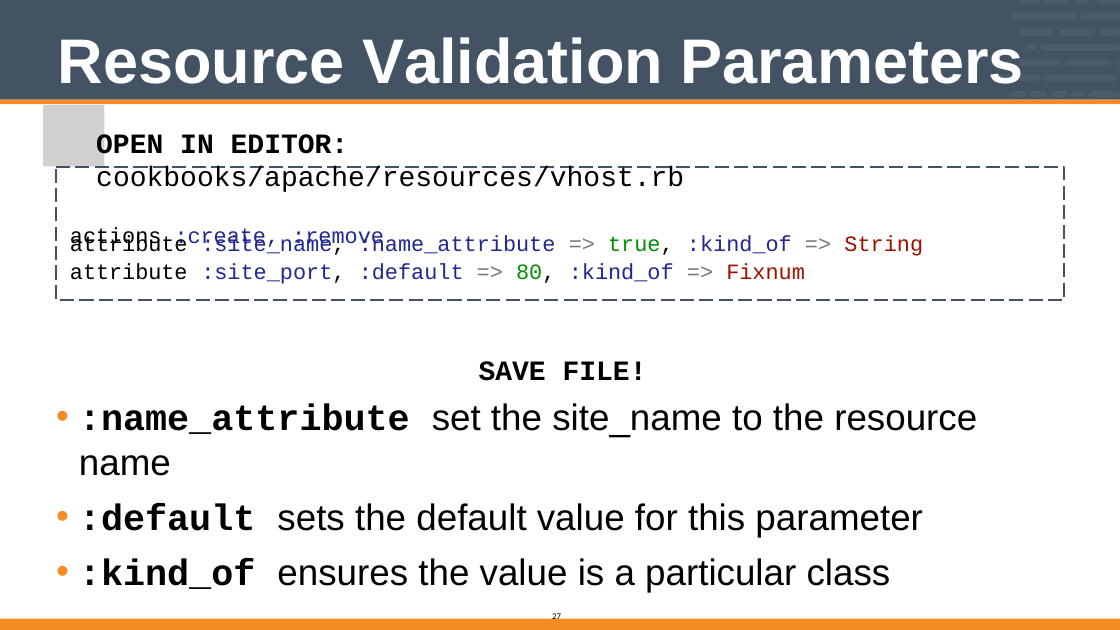
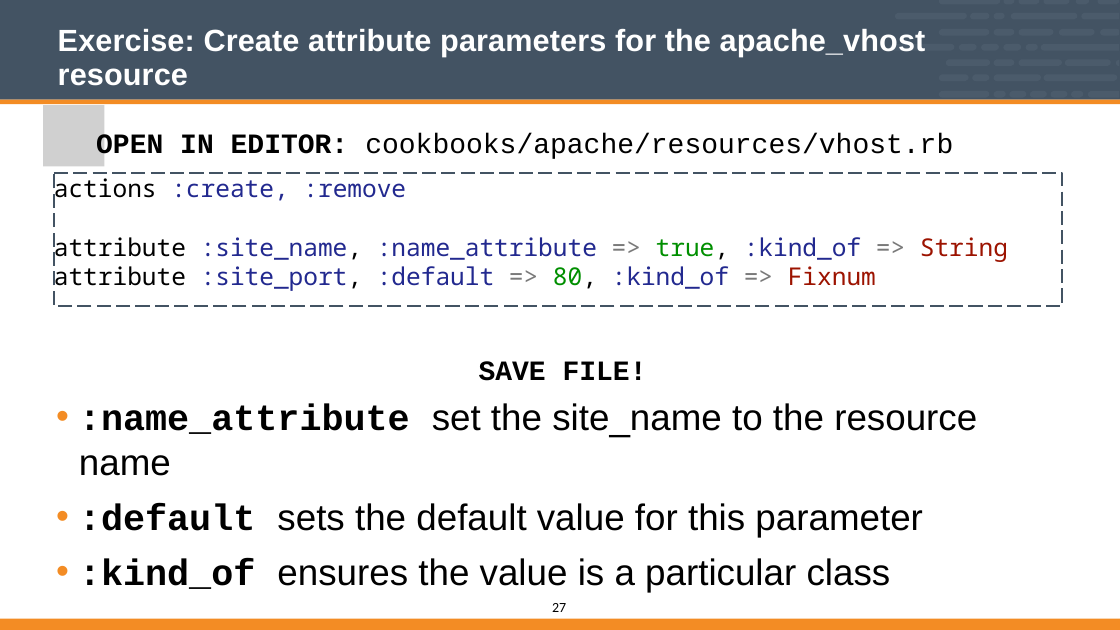
Before and after one commit to vinyar/chef-intermediate, a slide deck: slide 27 of Modules/04-Chef_Intermediate.pptx. Drawn at 1120x630 pixels with LibreOffice and Linux fonts; fonts in the diff are those of the drawing; grey boxes stand for pictures. Boxes give left, top, right and bottom in pixels: in the first picture for what was removed or moved away, otherwise in the second. Text is boxed around its words. In the diff, an @@ line names an element or a change of style, - is before the commit and + after.

Commit message:
This still needs adding slides to describe the resource collection (see issue #65).

```diff
--- a/Modules/04-Chef_Intermediate.pptx
+++ b/Modules/04-Chef_Intermediate.pptx
@@ title at bbox=[58, 29, 926, 57]: text changed; size 72 to 35 pt @@
-Resource Validation Parameters
+Exercise: Create attribute parameters for the apache_vhost
@@ text "resource": place and size @@
-text "resource" at bbox=[70, 134, 684, 250]
+text "resource" at bbox=[58, 68, 953, 159]
@@ freeform shape added at bbox=[889, 44, 954, 50], fill #4B5B6B @@
@@ freeform shape added at bbox=[946, 59, 990, 66], fill #4B5B6B @@
@@ freeform shape added at bbox=[959, 44, 1021, 50], fill #4B5B6B @@
@@ freeform shape added at bbox=[993, 59, 1014, 66], fill #4B5B6B @@
@@ text at bbox=[58, 68, 188, 86]: paragraph added @@
+resource
@@ freeform shape added at bbox=[939, 74, 968, 81], fill #4B5B6B @@
@@ freeform shape added at bbox=[972, 74, 989, 81], fill #4B5B6B @@
@@ text at bbox=[96, 133, 953, 159]: indent changed @@
@@ freeform shape added at bbox=[54, 173, 1062, 306], outline #435363 2 pt dashed, 28 pt, text #22298F @@
+actions :create, :remove
+attribute :site_name, :name_attribute => true, :kind_of => String
+attribute :site_port, :default => 80, :kind_of => Fixnum
@@ freeform shape removed at bbox=[56, 167, 1064, 300] @@
@@ table removed at bbox=[60, 233, 996, 306], 2 rows, 6 columns @@
-attribute | :site_name, | :name_attribute | => true, | :kind_of => | String
-attribute | :site_port, | :default => 80, | :kind_of | => Fixnum | 
@@ text at bbox=[70, 227, 384, 250]: paragraph removed @@
-actions :create, :remove
@@ page number: place and size @@
-page number at bbox=[552, 612, 561, 622]
+page number at bbox=[552, 603, 566, 612]
@@ page number at bbox=[552, 603, 566, 612]: size 10 to 16 pt @@
```
Also in this commit, not shown: 55 other slides changed.
